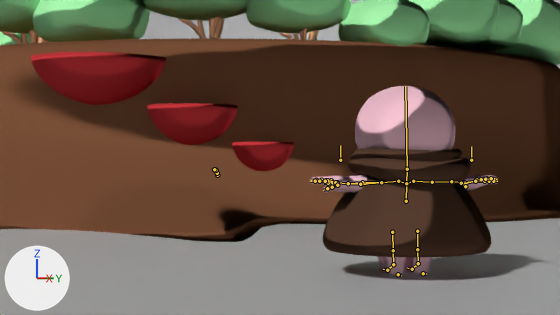
The Blender file production/shots/2_encounter/encounter_0500.blend, before and after one commit.
Before and after are seen from the file's camera 'render_cam'. The axes (+X, +Y, +Z) are drawn at lower left. The lights are the same throughout. The bones that bend it are drawn over the model as lines.

Names of what the first picture shows: 'Environment', 'Pebble.001', 'Skybox', 'Temp stump foliage'.
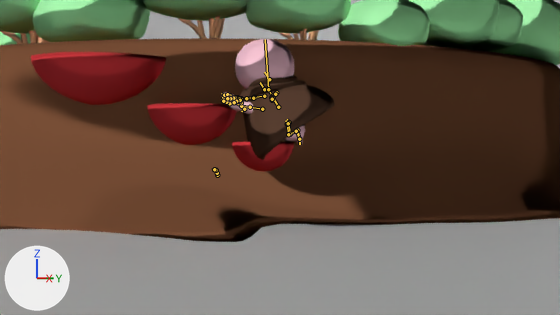
The newer file adds an action. The first version stands in its rest pose; the second is drawn at frame 110 of the action 'Pebble_proxyAction'.

What differs and where, as boxes (x1, y1, x2, y2) in the pictures (560 x 315 px):
'Pebble.001', posed (40% narrower, 35% shorter)
    before: (310, 86, 498, 274)
    after: (221, 39, 334, 160)
bone 'center_head', root to tip
    before: (407, 169) to (405, 86)
    after: (268, 89) to (265, 39)
bone 'left_upperarm', root to tip
    before: (381, 182) to (362, 182)
    after: (262, 109) to (250, 107)
bone 'left_hand', root to tip
    before: (348, 183) to (335, 182)
    after: (241, 106) to (234, 101)
bone 'right_upperarm', root to tip
    before: (432, 182) to (451, 181)
    after: (264, 96) to (254, 97)
bone 'left_toes', root to tip
    before: (387, 270) to (383, 269)
    after: (299, 138) to (299, 144)
bone 'right_toes', root to tip
    before: (412, 269) to (407, 268)
    after: (299, 139) to (300, 144)

The change, as a list of edits to the scene's bpy script:
```text
Change bone_rig_object:
    where bone_rig_object = bpy.data.objects['Pebble_proxy']  # the whole rig 'Pebble_proxy'
    bone_rig_object.location: (7.981, -1.847, -2.294) -> (3.87, -0.556, -1.4)
    bone_rig_object.rotation_euler: (0.0, 0.0, 0.576) -> (-0.576, 0.0349, 1.85)  # degrees (0, 0, 33) -> degrees (-33, 2, 106)
Change bone_left_leg_control_ik:
    where bone_left_leg_control_ik = bpy.data.objects['Pebble_proxy'].pose.bones['left_leg_control.IK']
    bone_left_leg_control_ik.location: (0.0, 0.0, 0.0) -> (0.0, -0.052, 0.048)
    bone_left_leg_control_ik.rotation_quaternion: (1.0, 0.0, 0.0, 0.0) -> (0.936, -0.353, 0.0, 0.0)  # degrees (0, 0, 0) -> degrees (-41, 0, 0)
Change bone_right_leg_control_ik:
    where bone_right_leg_control_ik = bpy.data.objects['Pebble_proxy'].pose.bones['right_leg_control.IK']
    bone_right_leg_control_ik.location: (0.0, 0.0, 0.0) -> (0.0, -0.052, 0.048)
    bone_right_leg_control_ik.rotation_quaternion: (1.0, 0.0, 0.0, 0.0) -> (0.906, -0.423, 0.0, 0.0)  # degrees (0, 0, 0) -> degrees (-50, 0, 0)
Change bone_center_head:
    where bone_center_head = bpy.data.objects['Pebble_proxy'].pose.bones['center_head']  # child of 'center_neck'
    bone_center_head.rotation_quaternion: (1.0, 0.0, 0.0, 0.0) -> (0.964, -0.265, 0.0, 0.0)  # degrees (0, 0, 0) -> degrees (-31, 0, 0)
Change bone_left_upperarm:
    where bone_left_upperarm = bpy.data.objects['Pebble_proxy'].pose.bones['left_upperarm']  # child of 'left_clavicle.002'
    bone_left_upperarm.location: (0.0, 0.0, 0.0) -> (-0.137, 0.006, 0.043)
    bone_left_upperarm.rotation_quaternion: (1.0, 0.0, 0.0, 0.0) -> (0.427, -0.069, -0.36, 0.826)  # degrees (0, 0, 0) -> degrees (-42, -11, 130)
Change bone_left_hand:
    where bone_left_hand = bpy.data.objects['Pebble_proxy'].pose.bones['left_hand']  # child of 'left_lowerarm'
    bone_left_hand.rotation_quaternion: (1.0, 0.0, 0.0, 0.0) -> (0.99, -0.139, 0.0, 0.0)  # degrees (0, 0, 0) -> degrees (-16, 0, 0)
Change bone_right_upperarm:
    where bone_right_upperarm = bpy.data.objects['Pebble_proxy'].pose.bones['right_upperarm']  # child of 'right_clavicle.002'
    bone_right_upperarm.location: (0.0, 0.0, 0.0) -> (0.041, 0.072, -0.053)
    bone_right_upperarm.rotation_quaternion: (1.0, 0.0, 0.0, 0.0) -> (0.857, -0.124, 0.21, -0.453)  # degrees (0, 0, 0) -> degrees (-25, 14, -59)
Change bone_left_toes:
    where bone_left_toes = bpy.data.objects['Pebble_proxy'].pose.bones['left_toes']  # child of 'left_foot'
    bone_left_toes.location: (0.0, 0.0, 0.0) -> (0.0, -0.061, 0.036)
    bone_left_toes.rotation_quaternion: (1.0, 0.0, 0.0, 0.0) -> (0.991, -0.137, 0.0, 0.0)  # degrees (0, 0, 0) -> degrees (-16, 0, 0)
Change bone_right_toes:
    where bone_right_toes = bpy.data.objects['Pebble_proxy'].pose.bones['right_toes']  # child of 'right_foot'
    bone_right_toes.location: (0.0, 0.0, 0.0) -> (0.0, -0.068, 0.028)
    bone_right_toes.rotation_quaternion: (1.0, 0.0, 0.0, 0.0) -> (0.991, -0.137, 0.0, 0.0)  # degrees (0, 0, 0) -> degrees (-16, 0, 0)
```
